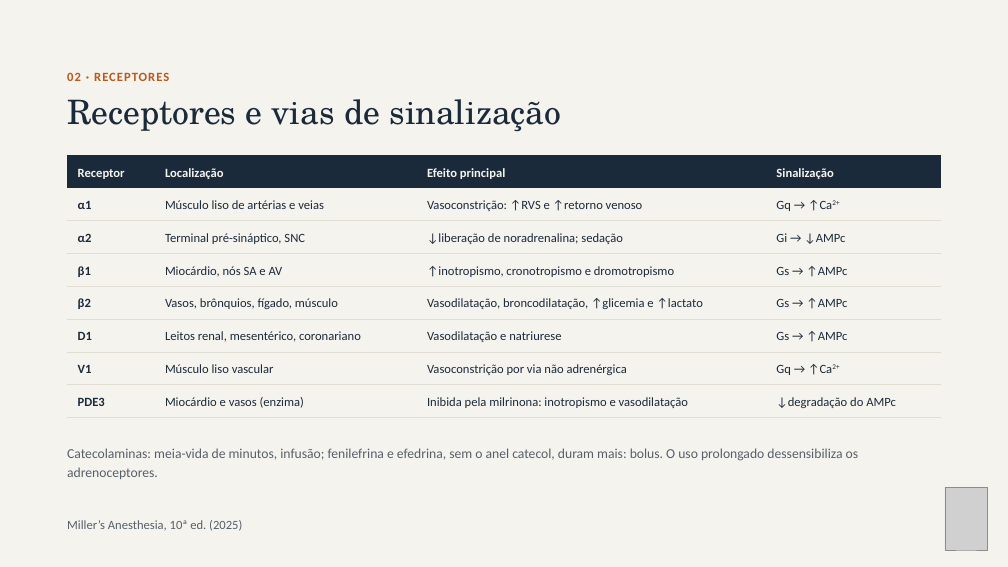
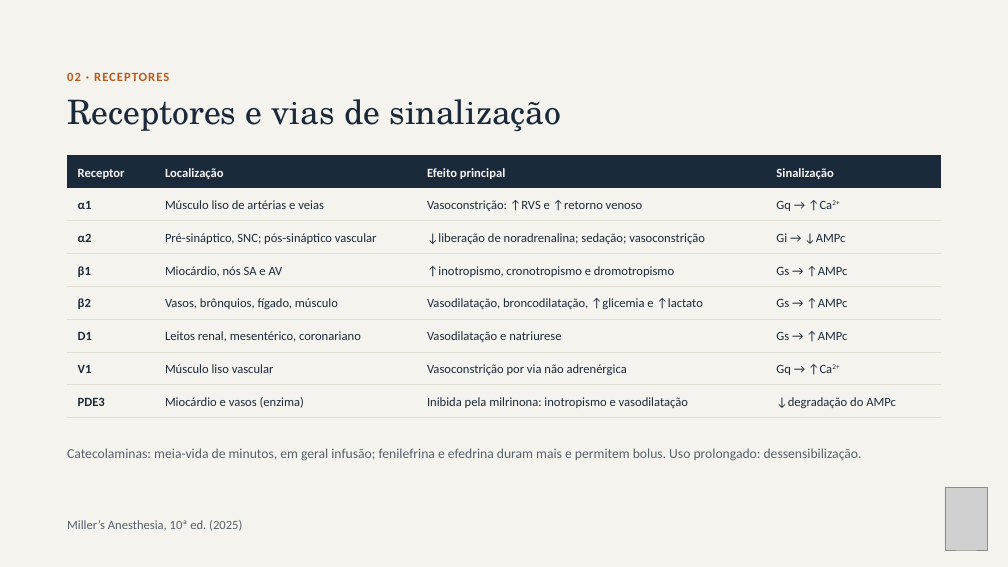
Before and after one commit to brunomoraesdubois-bit/Bruno, a slide deck: slide 5 of apresentacao/Aminas_Vasoativas.pptx. Drawn at 1008x567 pixels with LibreOffice and Linux fonts; fonts in the diff are those of the drawing; grey boxes stand for pictures. Boxes give left, top, right and bottom in pixels: in the first picture for what was removed or moved away, otherwise in the second. Text is boxed around its words. In the diff, an @@ line names an element or a change of style, - is before the commit and + after.

```diff
--- a/apresentacao/Aminas_Vasoativas.pptx
+++ b/apresentacao/Aminas_Vasoativas.pptx
@@ table at (67, 156, 941, 248) @@
-row 3, column 2: Terminal pré-sináptico, SNC
+row 3, column 2: Pré-sináptico, SNC; pós-sináptico vascular
-row 3, column 3: ↓liberação de noradrenalina; sedação
+row 3, column 3: ↓liberação de noradrenalina; sedação; vasoconstrição
@@ text at (67, 448, 862, 461): text changed @@
-Catecolaminas: meia-vida de minutos, infusão; fenilefrina e efedrina, sem o anel catecol, duram mais: bolus. O uso prolongado dessensibiliza os adrenoceptores.
+Catecolaminas: meia-vida de minutos, em geral infusão; fenilefrina e efedrina duram mais e permitem bolus. Uso prolongado: dessensibilização.
```
Also in this commit, not shown: 22 other slides changed, 44 other files.
